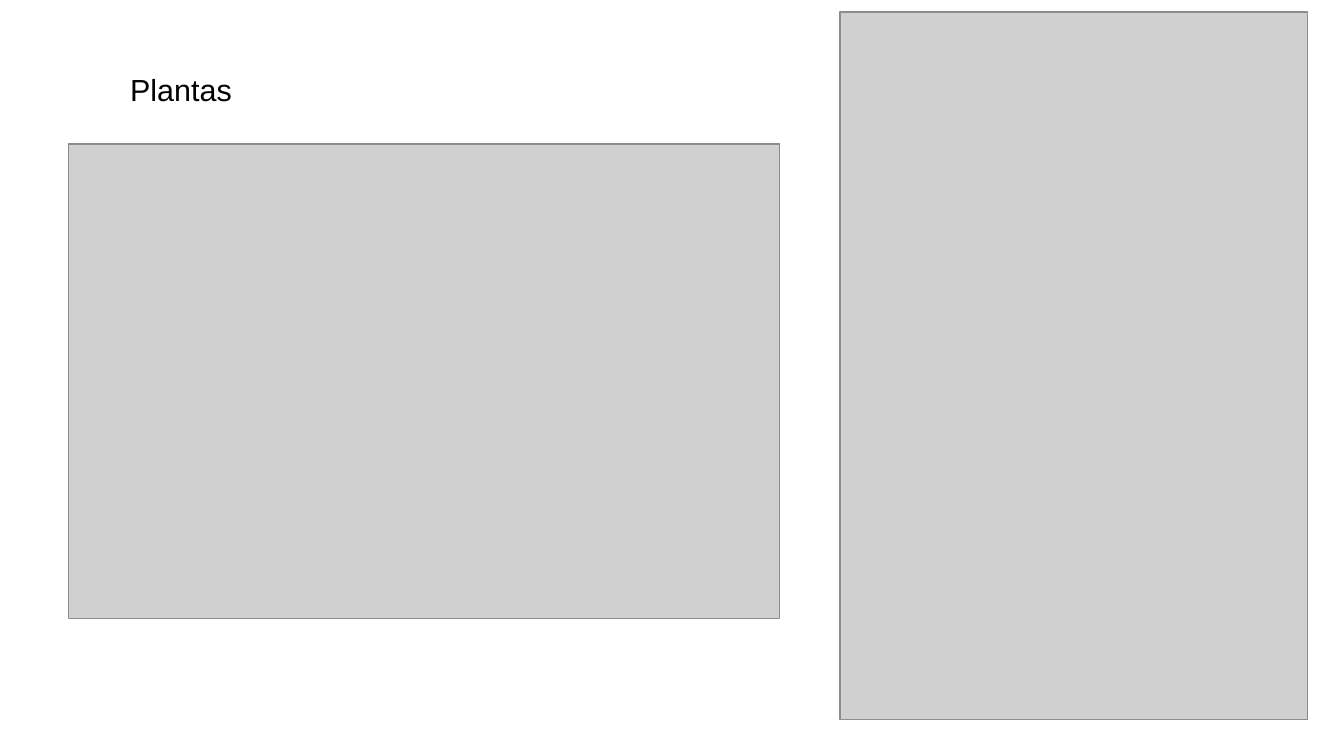
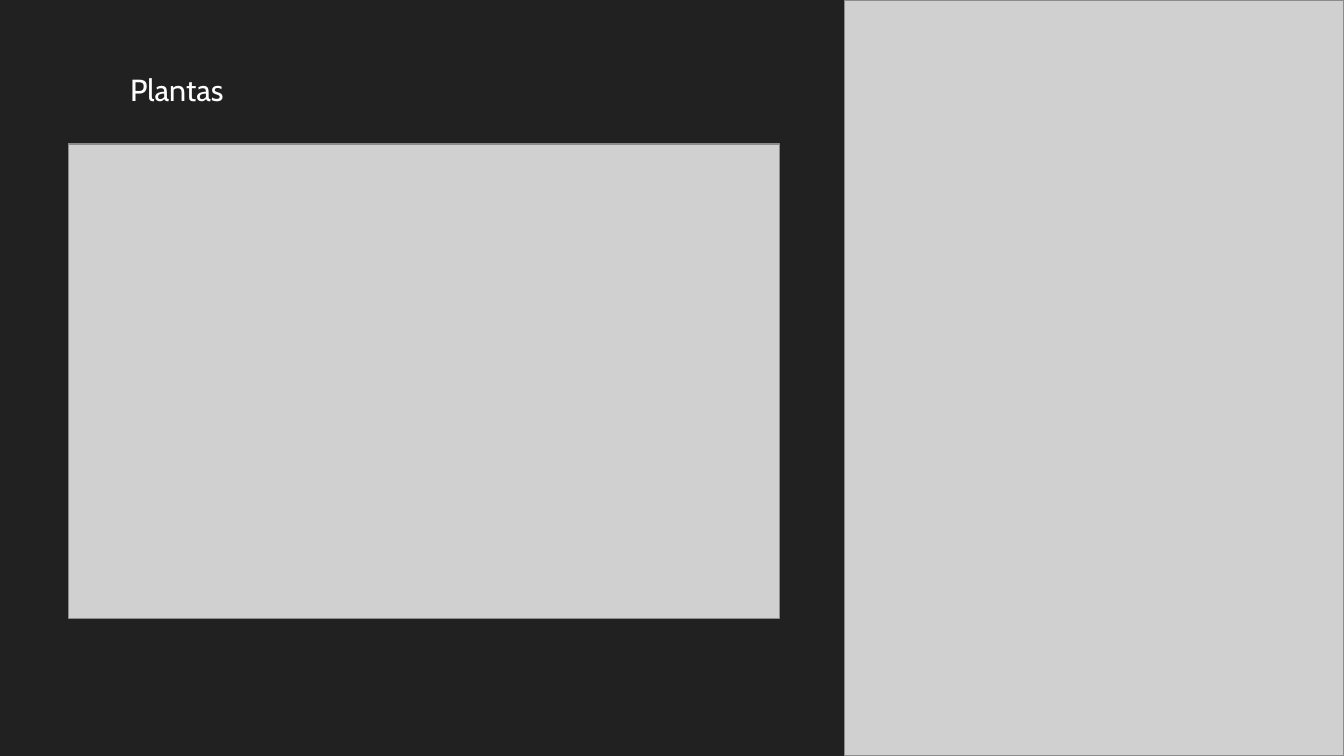
Before and after one commit to gerardommc/Ecologia-poblaciones, a slide deck: slide 7 of Unidad-1/Individuos.odp. Drawn at 1344x756 pixels with LibreOffice and Linux fonts; fonts in the diff are those of the drawing; grey boxes stand for pictures. Boxes give left, top, right and bottom in pixels: in the first picture for what was removed or moved away, otherwise in the second. Text is boxed around its words. In the diff, an @@ line names an element or a change of style, - is before the commit and + after.

```diff
--- a/Unidad-1/Individuos.odp
+++ b/Unidad-1/Individuos.odp
@@ background #FFFFFF to #212121 @@
@@ picture: place and size @@
-picture at [840, 12, 1309, 721]
+picture at [845, 0, 1344, 756]
@@ text "Plantas" at [130, 78, 223, 102]: font Arial to Cabin, text colour #000000 to #FFFFFF @@
```
Also in this commit, not shown: 12 other slides changed, 2 other files.
